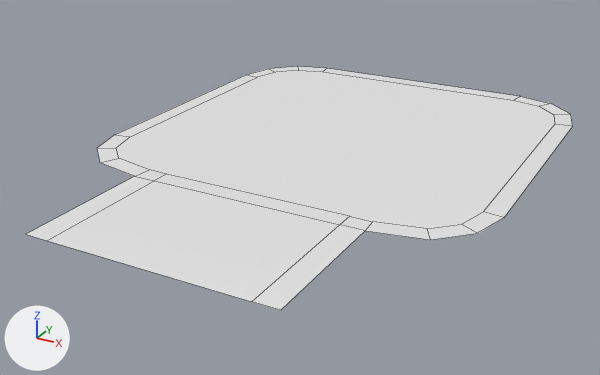
A saved change to the FBX model Assets/Content/FBX/meta/road_meta_base.fbx.
Camera for both pictures: a 50 mm lens placed at (1.048, -2.206, 1.029), pointed at (-0.023, -0.259, 0.056). The lights are fixed; the arrows at lower left show +X, +Y and +Z. Mesh edges are drawn as thin lines. Where no turn or scale is listed for an object, it has been applied to the vertices.

Objects in the first picture: 'road_meta_base'.
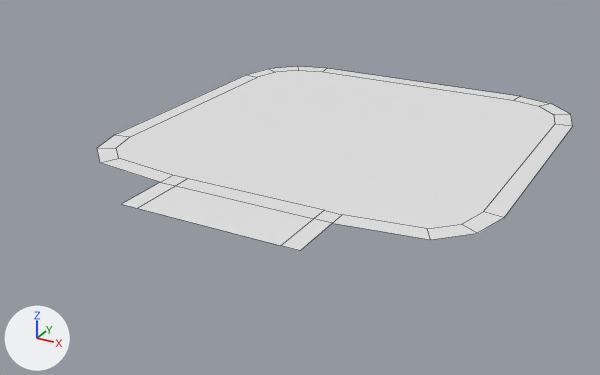
The newer file is also rescaled (x1.338), turned or shifted as a whole; pictures and numbers use the older file's frame.

The change, as a diff of the scene's bpy script:
```diff
--- a/Assets/Content/FBX/meta/road_meta_base.fbx.py
+++ b/Assets/Content/FBX/meta/road_meta_base.fbx.py
@@ me_plane_043 @@
 me_plane_043.from_pydata(...)  # 40 vertices, 22 faces; spans x -0.61..0.61, y -1.0..0.61, z 0.15
 # used by ob_road_meta_base; location = (0.0, 0.0, 0.0)
-me_plane_043.vertices[1].co = (-0.34, -0.61, 0.15)  # pixel (134, 176)
-me_plane_043.vertices[4].co = (0.34, -0.61, 0.15)  # pixel (365, 230)
-me_plane_043.vertices[16].co = (-0.34, -1.0, 0.15)  # pixel (25, 234)
-me_plane_043.vertices[17].co = (0.34, -1.0, 0.15)  # pixel (280, 310)
-me_plane_043.vertices[18].co = (-0.27, -1.0, 0.15)  # pixel (46, 240)
-me_plane_043.vertices[19].co = (0.27, -1.0, 0.15)  # pixel (251, 301)
-me_plane_043.vertices[20].co = (0.27, -0.55, 0.15)  # pixel (349, 216)
-me_plane_043.vertices[21].co = (-0.27, -0.55, 0.15)  # pixel (166, 174)
-me_plane_043.vertices[22].co = (-0.34, -0.55, 0.15)  # pixel (149, 169)
-me_plane_043.vertices[35].co = (0.34, -0.55, 0.15)  # pixel (372, 221)
-me_plane_043.vertices[38].co = (-0.27, -0.61, 0.15)  # pixel (154, 180)
-me_plane_043.vertices[39].co = (0.27, -0.61, 0.15)  # pixel (339, 224)
+# me_plane_043 part 1
+me_plane_043.vertices[1].co = (-0.25, -0.61, 0.15)  # pixel (160, 182)
+me_plane_043.vertices[4].co = (0.25, -0.61, 0.15)  # pixel (332, 223)
+me_plane_043.vertices[16].co = (-0.25, -0.76, 0.15)  # pixel (121, 204)
+me_plane_043.vertices[17].co = (0.25, -0.76, 0.15)  # pixel (300, 250)
+me_plane_043.vertices[18].co = (-0.21, -0.76, 0.15)  # pixel (137, 208)
+me_plane_043.vertices[19].co = (0.21, -0.76, 0.15)  # pixel (280, 245)
+me_plane_043.vertices[20].co = (0.21, -0.55, 0.15)  # pixel (324, 210)
+me_plane_043.vertices[21].co = (-0.21, -0.55, 0.15)  # pixel (187, 178)
+me_plane_043.vertices[22].co = (-0.25, -0.55, 0.15)  # pixel (172, 175)
+me_plane_043.vertices[35].co = (0.25, -0.55, 0.15)  # pixel (342, 214)
+me_plane_043.vertices[38].co = (-0.21, -0.61, 0.15)  # pixel (175, 185)
+me_plane_043.vertices[39].co = (0.21, -0.61, 0.15)  # pixel (313, 218)
```

Boxes (x1, y1, x2, y2) around the edits, measured in the pictures (600 x 375 px; the box of a moved part takes in the faces that stretch with it):
'road_meta_base', reshaped (13% narrower, 24% shorter): before (26, 66, 573, 310); after (97, 66, 573, 250)
part 1 of me_plane_043, moved or reshaped: before (26, 157, 426, 310); after (104, 157, 426, 250)
